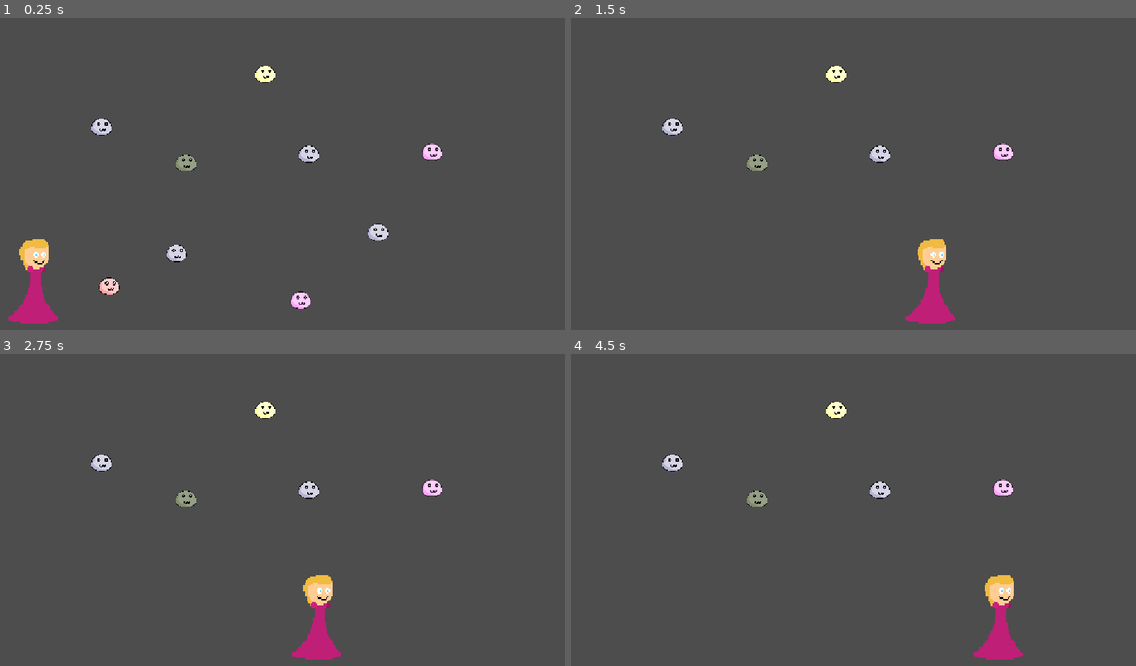
Above: before the commit, frames 1-4 (two rows, left to right).
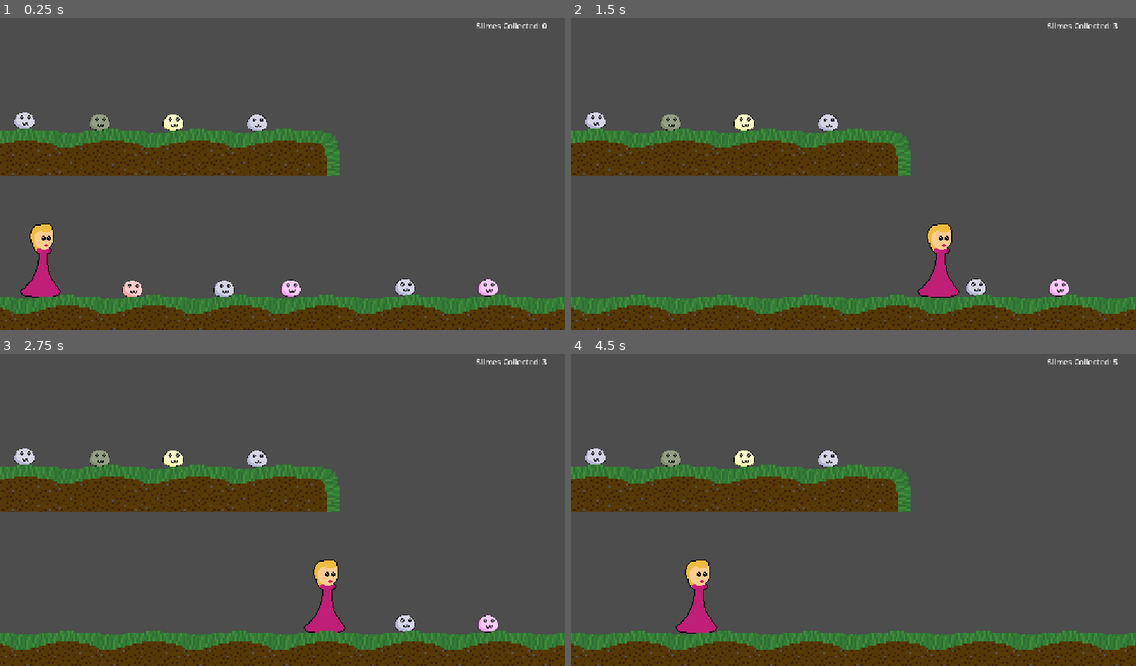
Above: after the commit, the same moments.

Repository: thewatermellonman/BounceBack
Game: Godot game, scene res://bounce.tscn
Same seed, same stepped clock (60 frames per second), same inputs: the game is played once before the commit and once after it.
Inputs:
- Up to frame 1 (0.25 s): no input
- Up to frame 2 (1.5 s): tap Enter at 0.5 s; hold Right (move_right) 0.53-1.28 s; hold Left (move_left) from 1.28 s (still down)
- Up to frame 3 (2.75 s): release Left (move_left) at 2.03 s; hold Right (move_right) from 2.03 s (still down)
- Up to frame 4 (4.5 s): tap Space at 3.5 s; release Right (move_right) at 3.53 s; hold Left (move_left) from 3.53 s (still down)

The runs differ from the first frame. In frame 1, 22% of the frame differs, in the area x 0-100%, y 1-100%; in frame 2, 21%; in frame 3, 21%; in frame 4, 22%.

Commit message:
Counter display and walls

Diff:
--- a/bounce.tscn
+++ b/bounce.tscn
@@ -1,22 +1,27 @@
 [gd_scene format=3 uid="uid://cvsfbruifc585"]
 
 [ext_resource type="Script" uid="uid://noq5t8tr68t5" path="res://character_body_2d.gd" id="1_ug7ek"]
-[ext_resource type="Texture2D" uid="uid://cn03nqrhgm2ob" path="res://pixil-frame-0.png" id="2_bklnn"]
+[ext_resource type="Texture2D" uid="uid://bsb1ohfsfwmj1" path="res://Princess True.png" id="2_uo8sn"]
 [ext_resource type="PackedScene" uid="uid://hnycn531yv7k" path="res://colorslime.tscn" id="3_ug7ek"]
+[ext_resource type="Texture2D" uid="uid://kjgs31cha1rr" path="res://Ground Top.png" id="4_7f2o3"]
+[ext_resource type="Texture2D" uid="uid://trvl0wkwb3kw" path="res://Ground Corner.png" id="5_uo8sn"]
 
 [sub_resource type="RectangleShape2D" id="RectangleShape2D_afka0"]
 size = Vector2(82, 170)
 
+[sub_resource type="RectangleShape2D" id="RectangleShape2D_0nl4k"]
+size = Vector2(20, 839)
+
 [node name="Node2D" type="Node2D" unique_id=859023814]
 
 [node name="Player" type="CharacterBody2D" parent="." unique_id=862969182]
-position = Vector2(63, 513)
+position = Vector2(71, 455)
 script = ExtResource("1_ug7ek")
 
 [node name="Sprite2D" type="Sprite2D" parent="Player" unique_id=910534290]
-position = Vector2(1.5258789e-05, -7.6293945e-06)
-scale = Vector2(2.60152, 2.5365503)
-texture = ExtResource("2_bklnn")
+position = Vector2(9, 21.000008)
+scale = Vector2(0.51037997, 0.53538764)
+texture = ExtResource("2_uo8sn")
 
 [node name="PickupArea" type="Area2D" parent="Player" unique_id=1690137610]
 
@@ -24,35 +29,108 @@
 position = Vector2(12, 38)
 shape = SubResource("RectangleShape2D_afka0")
 
+[node name="CollisionShape2D" type="CollisionShape2D" parent="Player" unique_id=1539639857]
+position = Vector2(12, 38)
+shape = SubResource("RectangleShape2D_afka0")
+
+[node name="CanvasLayer" type="CanvasLayer" parent="Player" unique_id=1184237900]
+
+[node name="SlimeCount" type="Label" parent="Player/CanvasLayer" unique_id=1054251673]
+offset_left = 971.0
+offset_top = 14.0
+offset_right = 1130.0
+offset_bottom = 42.0
+text = "Slimes Collected: 0"
+
 [node name="PinkSlime" parent="." unique_id=289915431 instance=ExtResource("3_ug7ek")]
-position = Vector2(223, 558)
+position = Vector2(270, 563)
 
 [node name="PinkSlime2" parent="." unique_id=171741661 instance=ExtResource("3_ug7ek")]
-position = Vector2(613, 587)
+position = Vector2(593, 562)
 
 [node name="PinkSlime3" parent="." unique_id=861567898 instance=ExtResource("3_ug7ek")]
-position = Vector2(360, 491)
+position = Vector2(457, 563)
 
 [node name="PinkSlime4" parent="." unique_id=1629781711 instance=ExtResource("3_ug7ek")]
-position = Vector2(207, 232)
+position = Vector2(50, 219)
 
 [node name="PinkSlime5" parent="." unique_id=995859752 instance=ExtResource("3_ug7ek")]
-position = Vector2(630, 288)
+position = Vector2(524, 224)
 
 [node name="PinkSlime6" parent="." unique_id=2005720812 instance=ExtResource("3_ug7ek")]
-position = Vector2(771, 448)
+position = Vector2(826, 560)
 
 [node name="PinkSlime7" parent="." unique_id=2110225019 instance=ExtResource("3_ug7ek")]
-position = Vector2(881, 284)
+position = Vector2(995, 561)
 
 [node name="PinkSlime8" parent="." unique_id=2095422703 instance=ExtResource("3_ug7ek")]
-position = Vector2(379, 306)
+position = Vector2(203, 223)
 
 [node name="PinkSlime9" parent="." unique_id=1205216652 instance=ExtResource("3_ug7ek")]
-position = Vector2(541, 124)
+position = Vector2(353, 223)
 
-[node name="StaticBody2D" type="StaticBody2D" parent="." unique_id=1943388281]
+[node name="Ground" type="StaticBody2D" parent="." unique_id=1943388281]
 
-[node name="Sprite2D" type="Sprite2D" parent="StaticBody2D" unique_id=1369873681]
+[node name="TextureRect" type="NinePatchRect" parent="Ground" unique_id=1635380536]
+offset_left = -2.0
+offset_top = 575.0
+offset_right = 1171.0
+offset_bottom = 816.0
+texture = ExtResource("4_7f2o3")
+patch_margin_top = 41
+axis_stretch_horizontal = 1
+axis_stretch_vertical = 1
+
+[node name="Ground2" type="StaticBody2D" parent="." unique_id=1117009121]
+
+[node name="TextureRect" type="NinePatchRect" parent="Ground2" unique_id=2099961970]
+offset_left = -88.0
+offset_top = 236.0
+offset_right = 506.0
+offset_bottom = 333.0
+texture = ExtResource("4_7f2o3")
+patch_margin_top = 41
+axis_stretch_horizontal = 1
+axis_stretch_vertical = 1
+
+[node name="Ground3" type="StaticBody2D" parent="." unique_id=1621455836]
+
+[node name="TextureRect" type="NinePatchRect" parent="Ground3" unique_id=971352005]
+offset_left = -88.0
+offset_top = 236.0
+offset_right = 615.0
+offset_bottom = 333.0
+texture = ExtResource("4_7f2o3")
+patch_margin_top = 41
+axis_stretch_horizontal = 1
+axis_stretch_vertical = 1
+
+[node name="corner" type="StaticBody2D" parent="." unique_id=797196689]
+
+[node name="NinePatchRect" type="NinePatchRect" parent="corner" unique_id=1528019199]
+offset_left = 615.0
+offset_top = 240.0
+offset_right = 691.0
+offset_bottom = 334.0
+texture = ExtResource("5_uo8sn")
+patch_margin_top = 57
+axis_stretch_horizontal = 1
+axis_stretch_vertical = 1
+
+[node name="Wall" type="StaticBody2D" parent="." unique_id=1489017828]
+
+[node name="CollisionShape2D" type="CollisionShape2D" parent="Wall" unique_id=1830065108]
+position = Vector2(0, 409.5)
+shape = SubResource("RectangleShape2D_0nl4k")
+one_way_collision_direction = Vector2(1, 0)
+debug_color = Color(0.8392157, 0, 0.92941177, 0.9254902)
+
+[node name="Wall2" type="StaticBody2D" parent="." unique_id=153631043]
+
+[node name="CollisionShape2D" type="CollisionShape2D" parent="Wall2" unique_id=1554730240]
+position = Vector2(1152, 421)
+shape = SubResource("RectangleShape2D_0nl4k")
+one_way_collision_direction = Vector2(1, 0)
+debug_color = Color(0.8392157, 0, 0.92941177, 0.9254902)
 
 [connection signal="area_entered" from="Player/PickupArea" to="Player" method="_on_pickuparea_area_entered"]
--- a/character_body_2d.gd
+++ b/character_body_2d.gd
@@ -1,5 +1,7 @@
 extends CharacterBody2D
 @export var speed = 100
+
+var slime = 0
 
 func _physics_process(delta: float) -> void:
 
@@ -15,3 +17,5 @@
 func _on_pickuparea_area_entered(area):
 	if area.is_in_group("slime"):
 		area.queue_free()
+		slime += 1
+		$CanvasLayer/SlimeCount.text = "Slimes Collected: " + str(slime)
Not shown, added: Ground Corner.png.import
Not shown, added: Ground Inside.png.import
Not shown, added: Ground Top.png.import
Not shown, added: Princess True.png.import
Not shown, added: Slime True Pink.png.import
